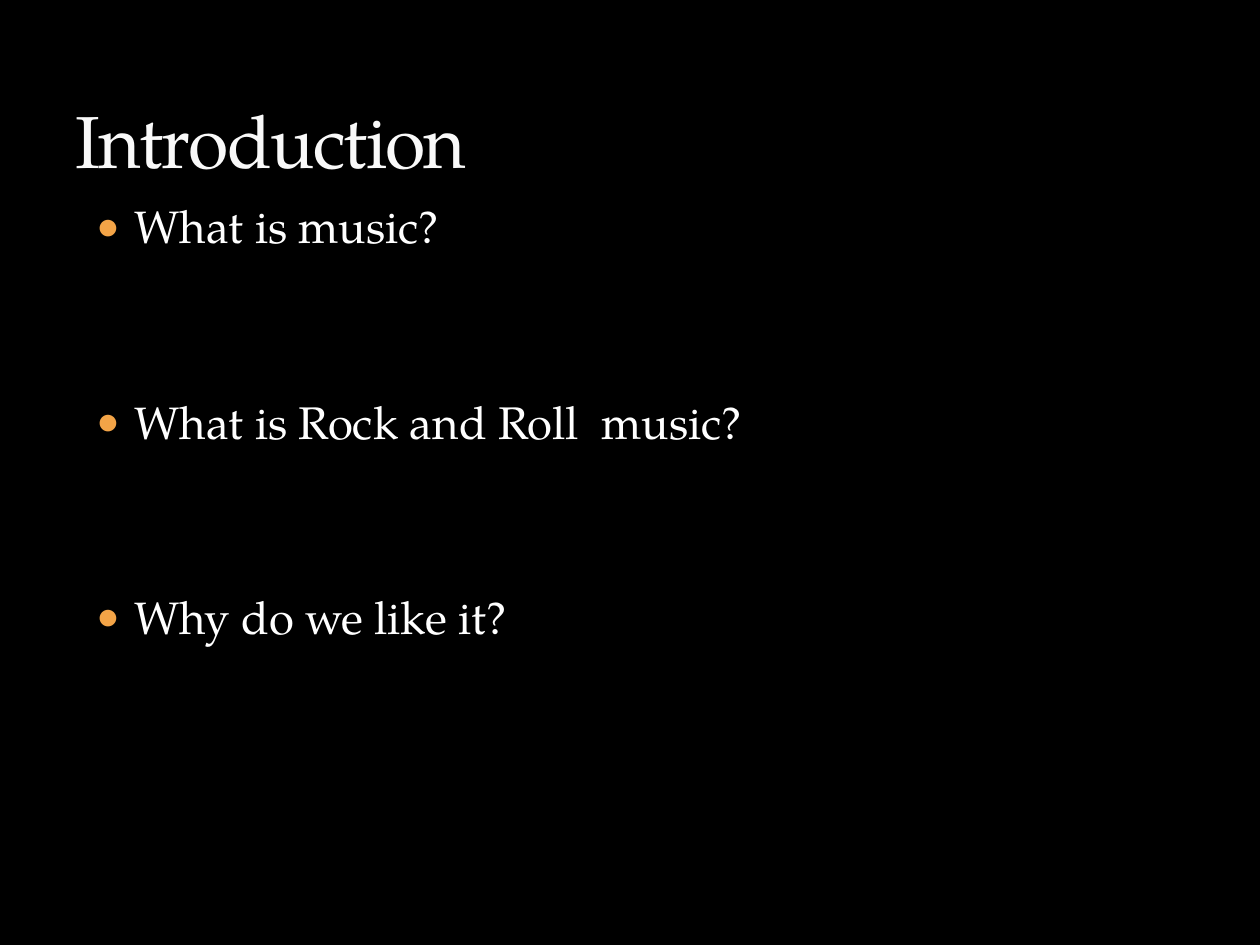
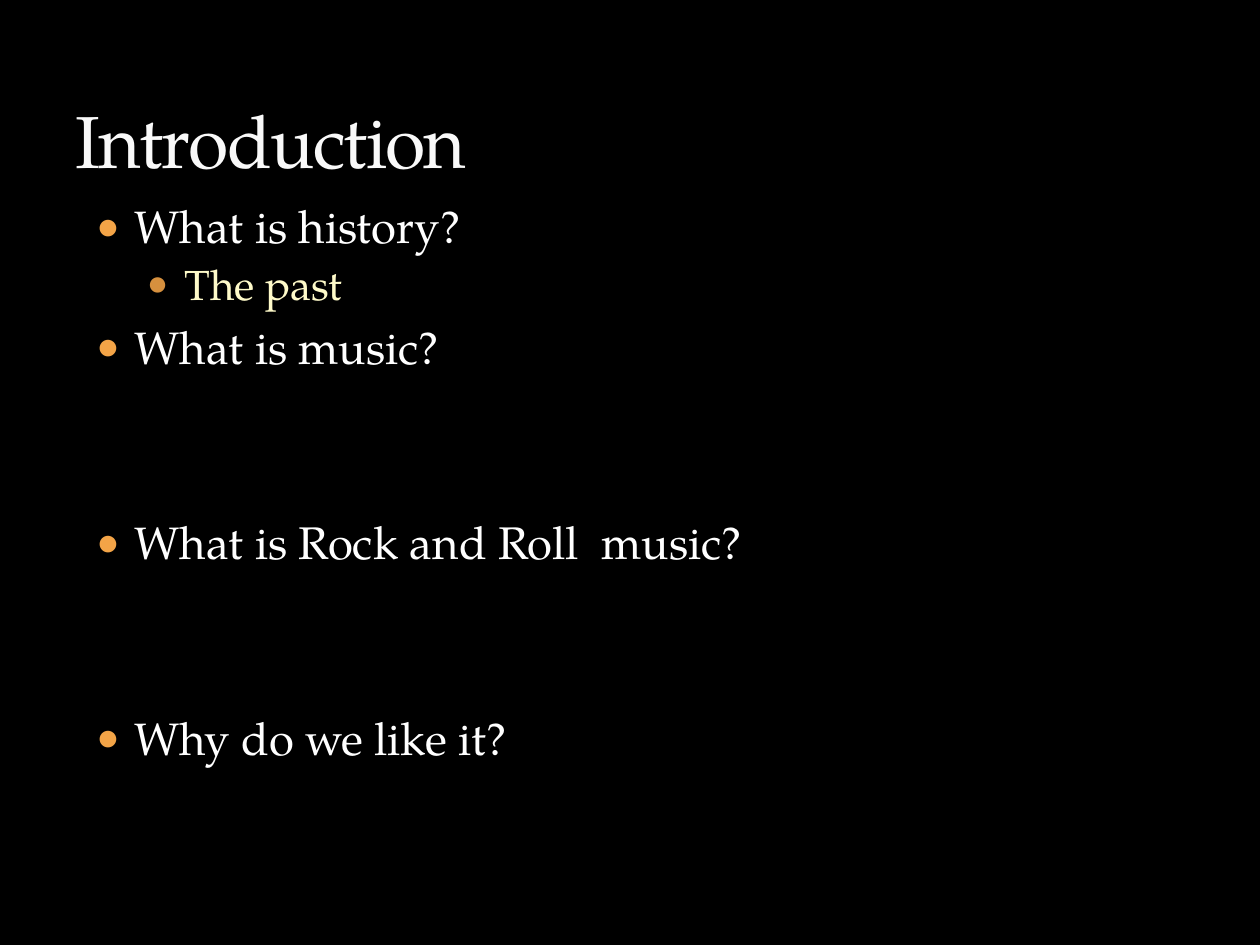
Before and after one commit to mrbaker1917/website, a slide deck: slide 2 of HSTR121/ppts/History_Rock_Intro.pptx. Drawn at 1260x945 pixels with LibreOffice and Linux fonts; fonts in the diff are those of the drawing; background and template pictures are left out. Boxes give left, top, right and bottom in pixels: in the first picture for what was removed or moved away, otherwise in the second. Text is boxed around its words. In the diff, an @@ line names an element or a change of style, - is before the commit and + after.

Commit message:
updates to intro ppt

```diff
--- a/HSTR121/ppts/History_Rock_Intro.pptx
+++ b/HSTR121/ppts/History_Rock_Intro.pptx
@@ text at (134, 210, 461, 312): paragraphs added @@
+● What is history?
+  ● The past
```
Also in this commit, not shown: 1 other slide changed, 1 other file.
